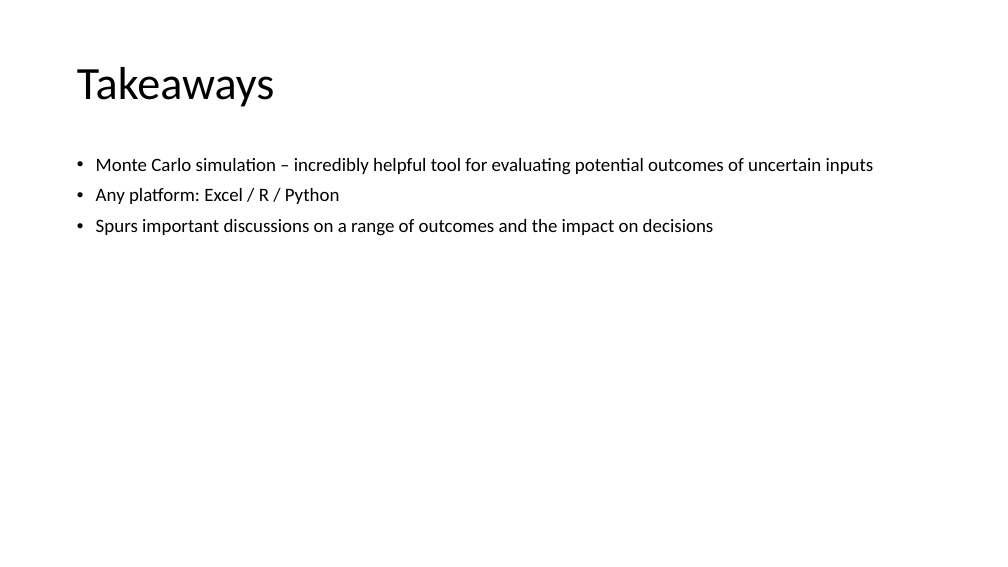
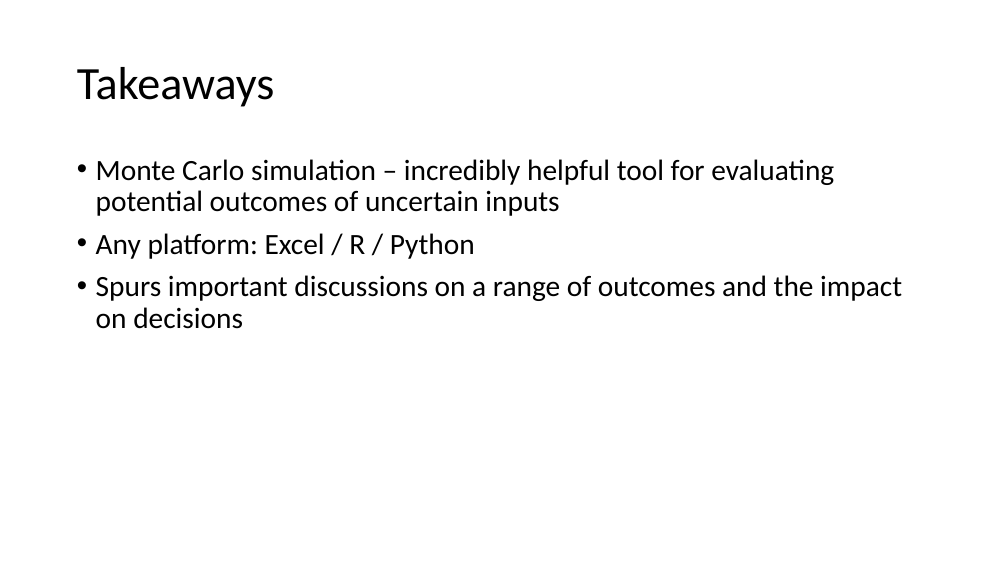
Before and after one commit to datadrivensupplychain/montecarlo_simulation, a slide deck: slide 12 of Monte Carlo Simulation training - no logo.pptx (slide 10 before the commit). Drawn at 1008x567 pixels with LibreOffice and Linux fonts; fonts in the diff are those of the drawing. Boxes give left, top, right and bottom in pixels: in the first picture for what was removed or moved away, otherwise in the second. Text is boxed around its words. In the diff, an @@ line names an element or a change of style, - is before the commit and + after.

```diff
--- a/Monte Carlo Simulation training - no logo.pptx
+++ b/Monte Carlo Simulation training - no logo.pptx
@@ text "Monte Carlo simulation – incredibly ..." at bbox=[96, 159, 902, 329]: size 18 to 28 pt @@
```
Also in this commit, not shown: 4 other slides changed, 2 slides added.
